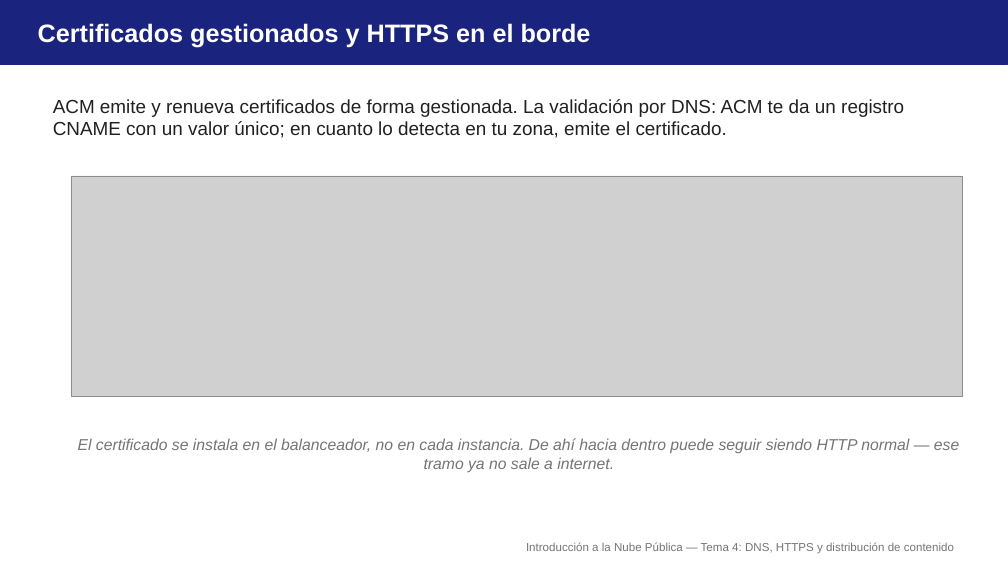
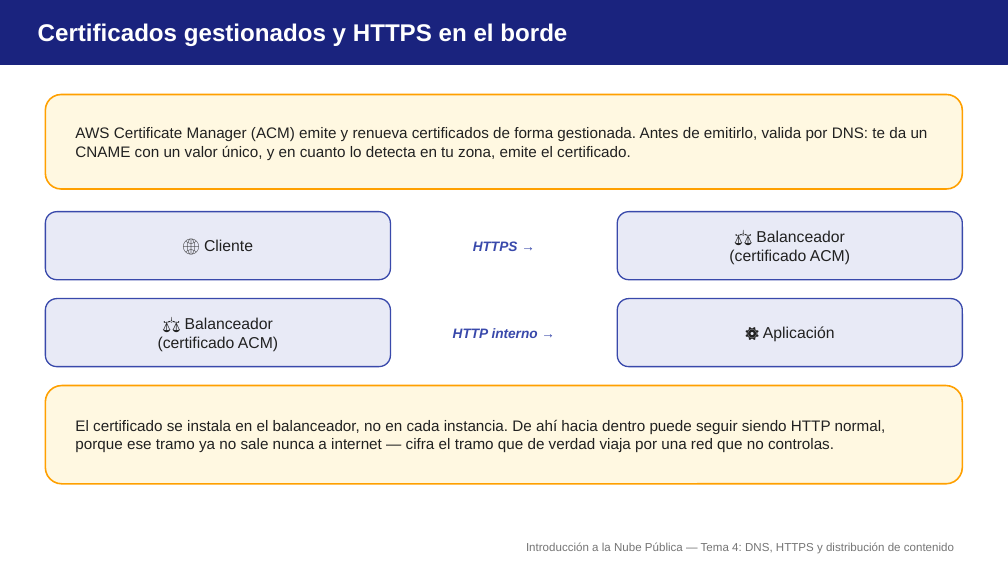
Before and after one commit to aitorventura/introduccion-nube, a slide deck: slide 7 of docs/tema4/diapositivas/dns-https-cdn.pptx (slide 8 before the commit). Drawn at 1008x567 pixels with LibreOffice and Linux fonts; fonts in the diff are those of the drawing; grey boxes stand for pictures. Boxes give left, top, right and bottom in pixels: in the first picture for what was removed or moved away, otherwise in the second. Text is boxed around its words. In the diff, an @@ line names an element or a change of style, - is before the commit and + after.

Commit message:
Rehace visualmente las diapositivas de Temas 1 a 5
Reconstruye los decks de primer-contacto-aws, vpc-diseno, seguridad-red,
maquinas-virtuales, almacenamiento, bases-datos-gestionadas,
arquitectura-completa, alta-disponibilidad-escalado, dns-https-cdn,
monitorizacion-operacion, iam-aplicado y economia-nube con tarjetas,
tablas y diagramas nativos en vez de listados de texto, revisadas a
90dpi para descartar solapamientos.

```diff
--- a/docs/tema4/diapositivas/dns-https-cdn.pptx
+++ b/docs/tema4/diapositivas/dns-https-cdn.pptx
@@ text "Certificados gestionados y HTTPS en ..." at <box>38,23,567,46</box>: size 24 to 23 pt @@
@@ rounded rectangle added at <box>45,95,963,189</box>, fill #FFF8E1, outline #FFA000 1.5 pt @@
@@ text "AWS Certificate Manager (ACM) emite ..." at <box>75,127,928,160</box>: vertical alignment top to middle @@
@@ text at <box>75,127,928,160</box>: text changed; size 18 to 14.5 pt @@
-ACM emite y renueva certificados de forma gestionada. La validación por DNS: ACM te da un registro CNAME con un valor único; en cuanto lo detecta en tu zona, emite el certificado.
+AWS Certificate Manager (ACM) emite y renueva certificados de forma gestionada. Antes de emitirlo, valida por DNS: te da un CNAME con un valor único, y en cuanto lo detecta en tu zona, emite el certificado.
@@ picture removed at <box>71,176,963,397</box> @@
@@ rounded rectangle added at <box>45,212,391,280</box>, fill #E8EAF6, outline #3949AB 1.25 pt @@
@@ text added at <box>204,239,253,251</box>, 15 pt, text #212121 @@
+🌐 Cliente
@@ rounded rectangle added at <box>617,212,963,280</box>, fill #E8EAF6, outline #3949AB 1.25 pt @@
@@ text added at <box>729,230,850,265</box>, 15 pt, text #212121 @@
+⚖️ Balanceador
+(certificado ACM)
@@ text added at <box>473,241,518,251</box>, 13 pt, text #3949AB, bold, italic @@
+HTTPS →
@@ rounded rectangle added at <box>45,299,391,367</box>, fill #E8EAF6, outline #3949AB 1.25 pt @@
@@ rounded rectangle added at <box>617,299,963,367</box>, fill #E8EAF6, outline #3949AB 1.25 pt @@
@@ text added at <box>158,317,278,352</box>, 15 pt, text #212121 @@
+⚖️ Balanceador
+(certificado ACM)
@@ text added at <box>453,328,538,338</box>, 13 pt, text #3949AB, bold, italic @@
+HTTP interno →
@@ text added at <box>763,326,835,342</box>, 15 pt, text #212121 @@
+⚙️ Aplicación
@@ rounded rectangle added at <box>45,386,963,484</box>, fill #FFF8E1, outline #FFA000 1.5 pt @@
@@ text "El certificado se instala en ..." at <box>75,419,886,452</box>: vertical alignment top to middle @@
@@ text at <box>75,419,886,452</box>: text changed; size 15 to 14.5 pt; text colour #757575 to #212121; italic off @@
-El certificado se instala en el balanceador, no en cada instancia. De ahí hacia dentro puede seguir siendo HTTP normal — ese tramo ya no sale a internet.
+El certificado se instala en el balanceador, no en cada instancia. De ahí hacia dentro puede seguir siendo HTTP normal, porque ese tramo ya no sale nunca a internet — cifra el tramo que de verdad viaja por una red que no controlas.
```
Also in this commit, not shown: 12 other slides changed, 1 slide removed, 23 other files.
